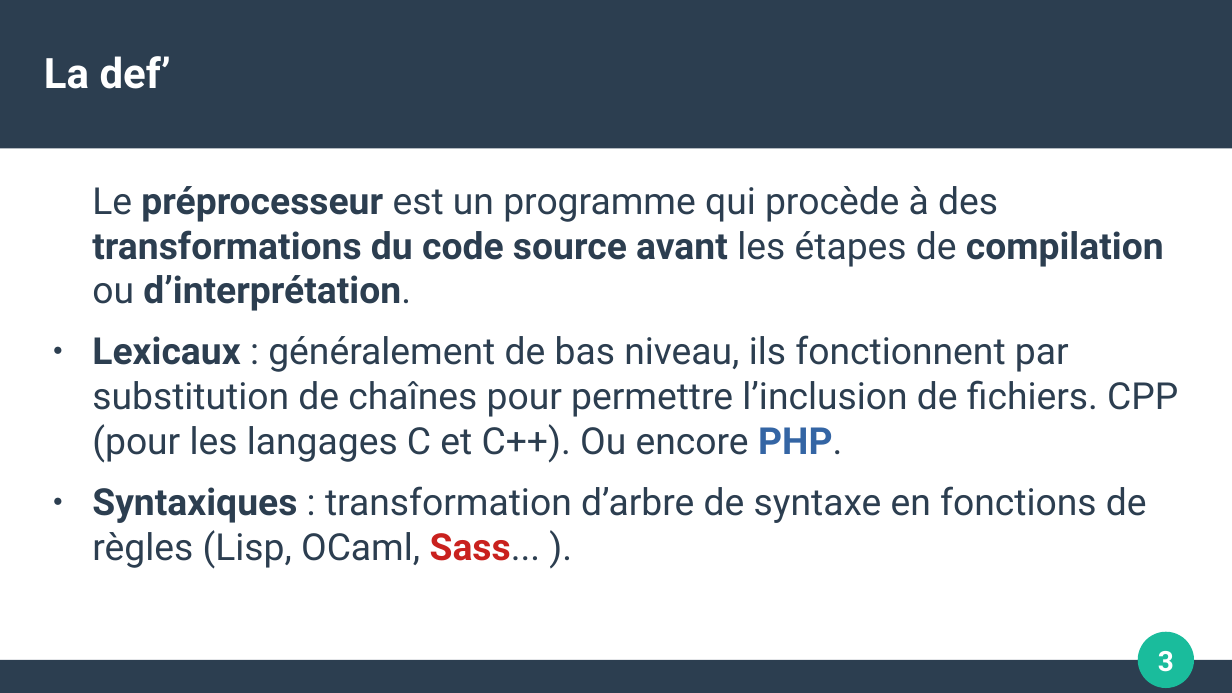
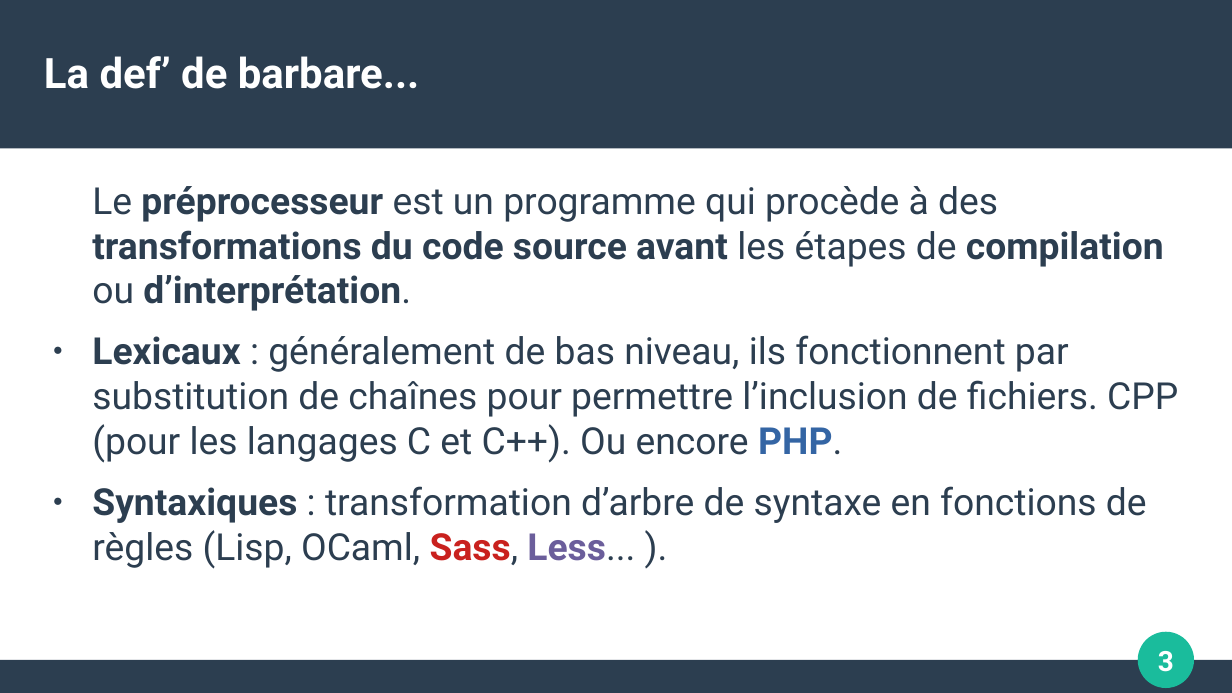
Before and after one commit to OLFP-RAN-2021/Adrien, a slide deck: slide 3 of devoirs/compiler-css/Preprocesseur.odp. Drawn at 1232x693 pixels with LibreOffice and Linux fonts; fonts in the diff are those of the drawing. Boxes give left, top, right and bottom in pixels: in the first picture for what was removed or moved away, otherwise in the second. Text is boxed around its words. In the diff, an @@ line names an element or a change of style, - is before the commit and + after.

```diff
--- a/devoirs/compiler-css/Preprocesseur.odp
+++ b/devoirs/compiler-css/Preprocesseur.odp
@@ title at (44,56,420,89): text changed @@
-La def’
+La def’ de barbare...
@@ text at (92,486,1147,569): text changed @@
-● Syntaxiques : transformation d’arbre de syntaxe en fonctions de règles (Lisp, OCaml, Sass... ).
+● Syntaxiques : transformation d’arbre de syntaxe en fonctions de règles (Lisp, OCaml, Sass, Less... ).
```
Also in this commit, not shown: 3 other slides changed, 4 slides added, 1 other file.
